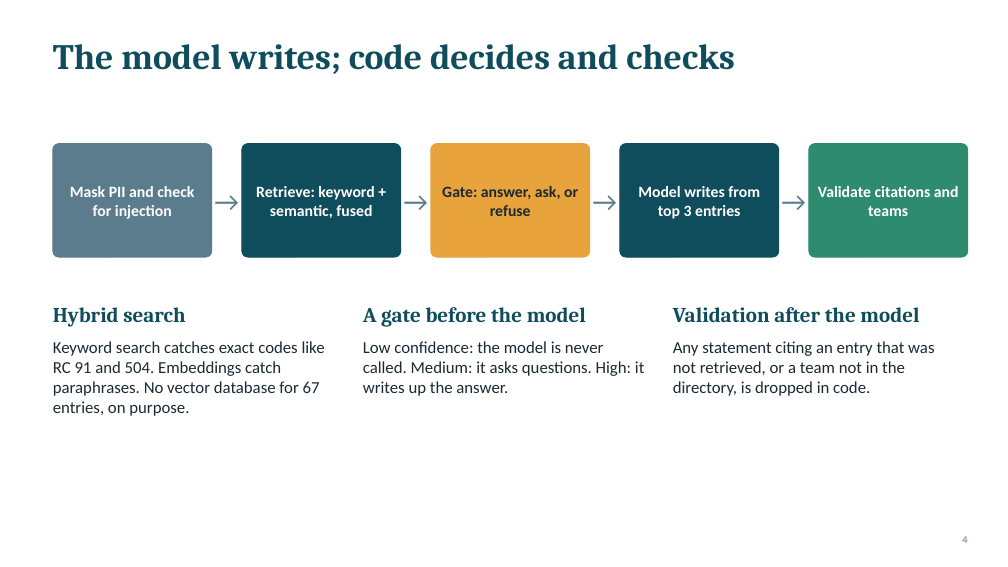
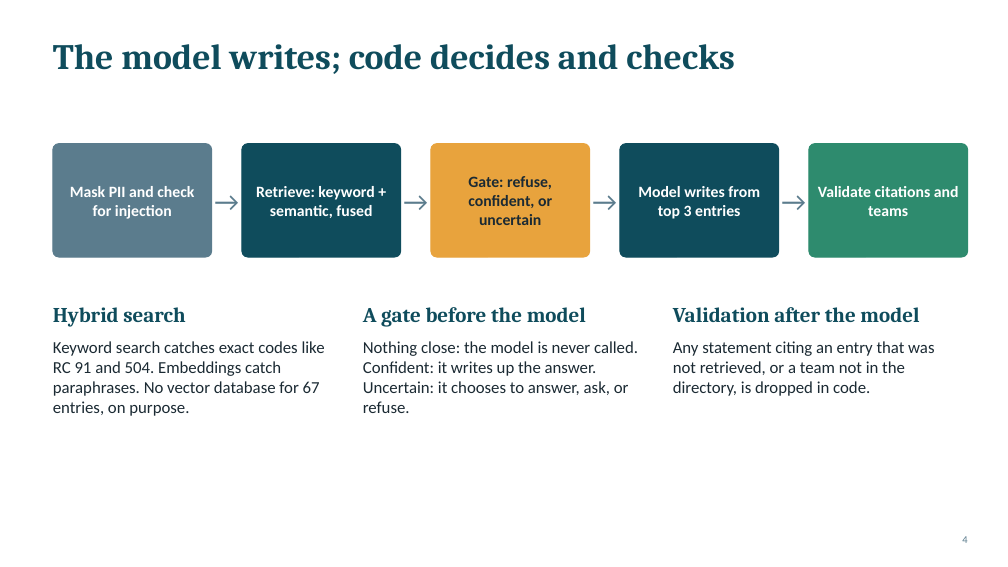
Before and after one commit to ParthBiyani/AI-Troubleshooting-Assistant, a slide deck: slide 4 of docs/presentation/TriageGPT_deck.pptx. Drawn at 1008x567 pixels with LibreOffice and Linux fonts; fonts in the diff are those of the drawing. Boxes give left, top, right and bottom in pixels: in the first picture for what was removed or moved away, otherwise in the second. Text is boxed around its words. In the diff, an @@ line names an element or a change of style, - is before the commit and + after.

```diff
--- a/docs/presentation/TriageGPT_deck.pptx
+++ b/docs/presentation/TriageGPT_deck.pptx
@@ text at (468,176,552,225): text changed @@
-Gate: answer, ask, or refuse
+Gate: refuse, confident, or uncertain
@@ text at (363,341,638,413): text changed @@
-Low confidence: the model is never called. Medium: it asks questions. High: it writes up the answer.
+Nothing close: the model is never called. Confident: it writes up the answer. Uncertain: it chooses to answer, ask, or refuse.
```
Also in this commit, not shown: 2 other slides changed.
